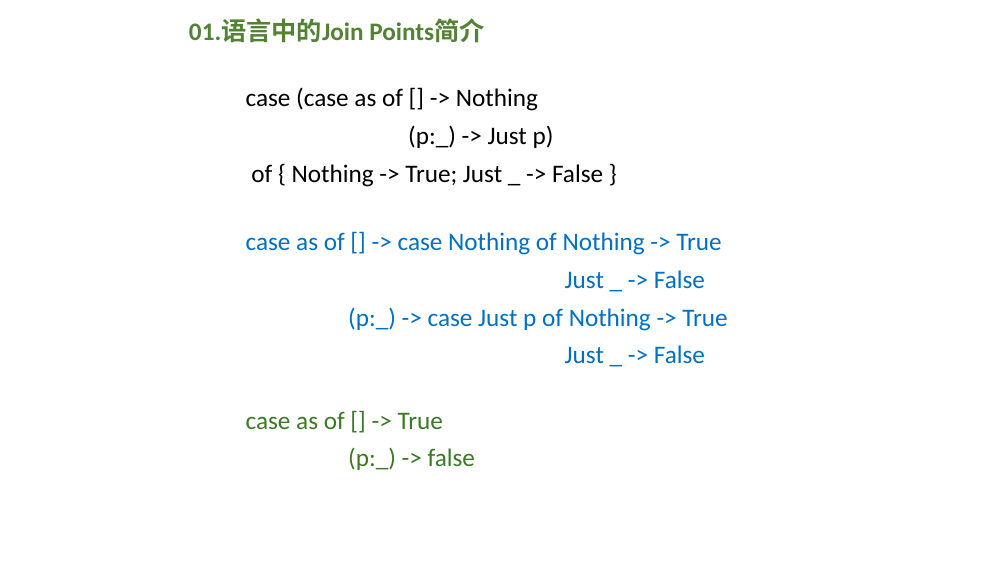
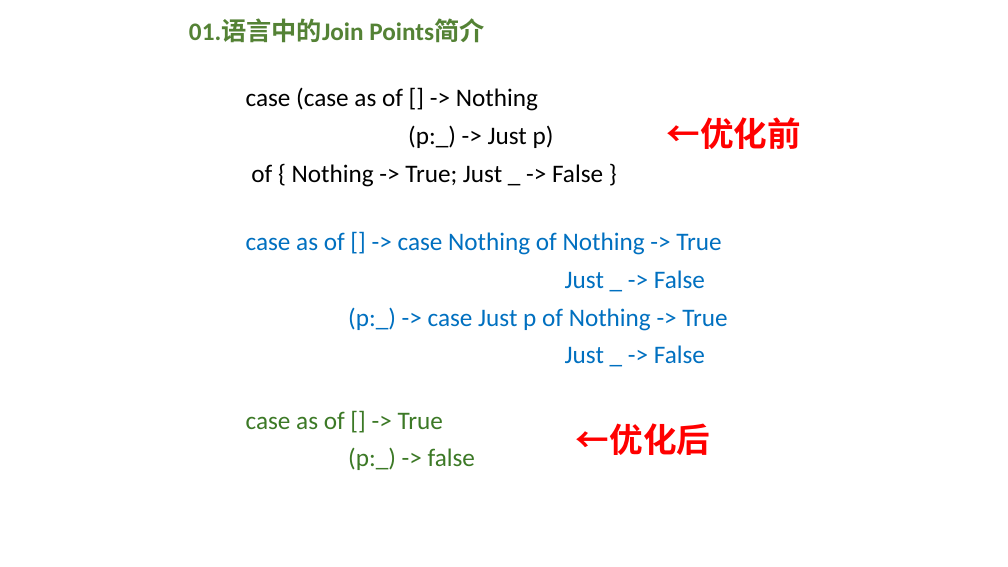
Before and after one commit to ustc-pldpa/2018s-final-projects, a slide deck: slide 4 of 14-Compiling-without-Continuations/report.pptx. Drawn at 1008x567 pixels with LibreOffice and Linux fonts; fonts in the diff are those of the drawing; background and template pictures are left out. Boxes give left, top, right and bottom in pixels: in the first picture for what was removed or moved away, otherwise in the second. Text is boxed around its words. In the diff, an @@ line names an element or a change of style, - is before the commit and + after.

```diff
--- a/14-Compiling-without-Continuations/report.pptx
+++ b/14-Compiling-without-Continuations/report.pptx
@@ text added at <box>666,117,800,149</box>, 32 pt, text #FF0000, bold @@
+←优化前
@@ text added at <box>576,423,710,455</box>, 32 pt, text #FF0000, bold @@
+←优化后
```
Also in this commit, not shown: 4 other slides changed, 2 other files.
